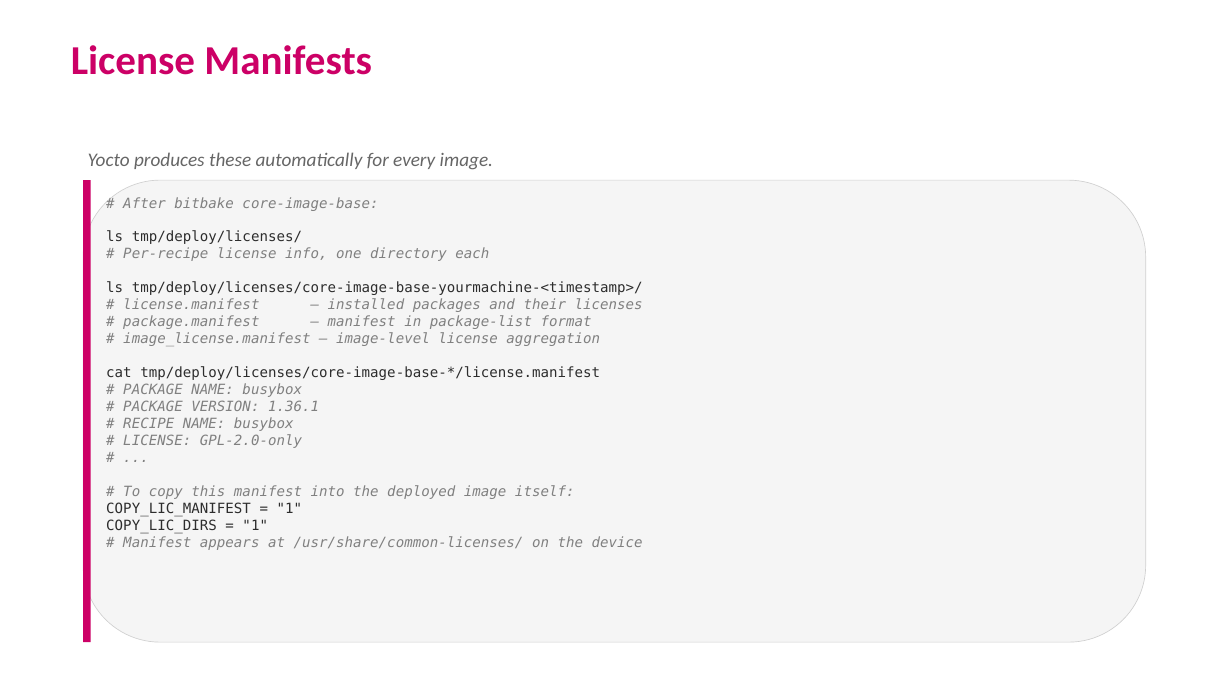
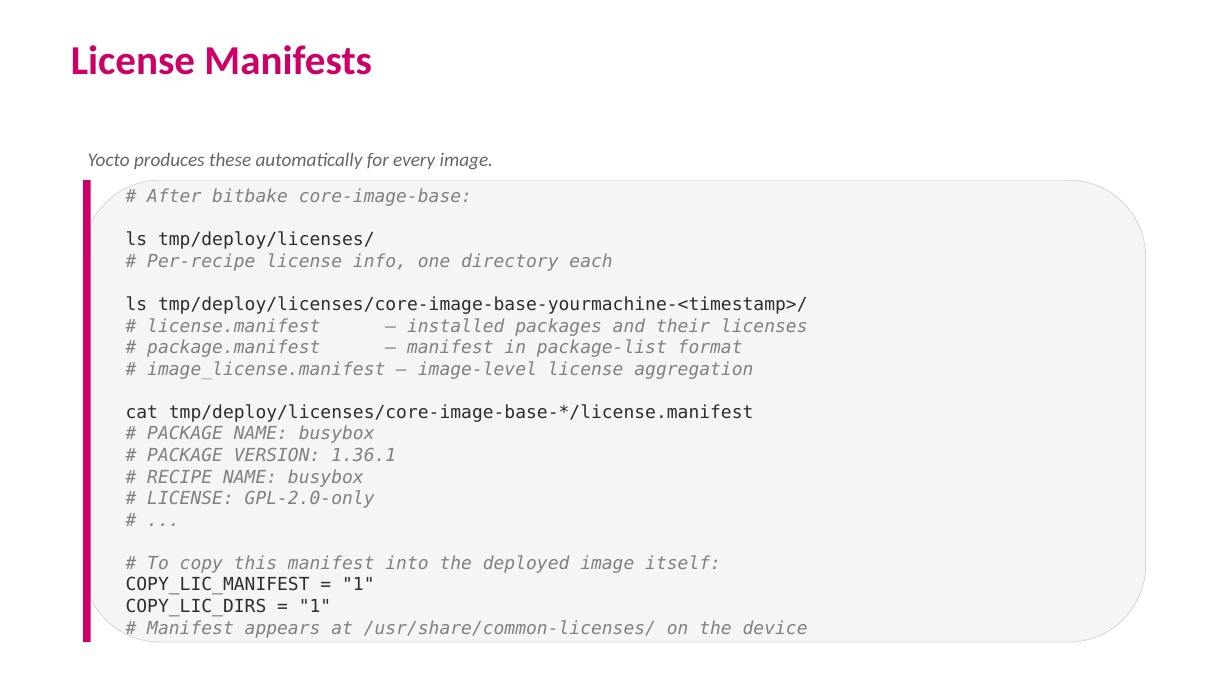
Before and after one commit to EmertxeInfoTech/Allegion-Training-Materials, a slide deck: slide 7 of yocto_training_all_session_decks/session_decks/D3S7_License_SBOM.pptx. Drawn at 1232x693 pixels with LibreOffice and Linux fonts; fonts in the diff are those of the drawing; background and template pictures are left out. Boxes give left, top, right and bottom in pixels: in the first picture for what was removed or moved away, otherwise in the second. Text is boxed around its words. In the diff, an @@ line names an element or a change of style, - is before the commit and + after.

```diff
--- a/yocto_training_all_session_decks/session_decks/D3S7_License_SBOM.pptx
+++ b/yocto_training_all_session_decks/session_decks/D3S7_License_SBOM.pptx
@@ text "# After bitbake core-image-base:": place and size @@
-text "# After bitbake core-image-base:" at box(106, 197, 643, 550)
+text "# After bitbake core-image-base:" at box(126, 188, 808, 638)
@@ text "# After bitbake core-image-base:" at box(126, 188, 808, 638): size 11 to 14 pt @@
```
Also in this commit, not shown: 8 other slides changed, 17 other files.
